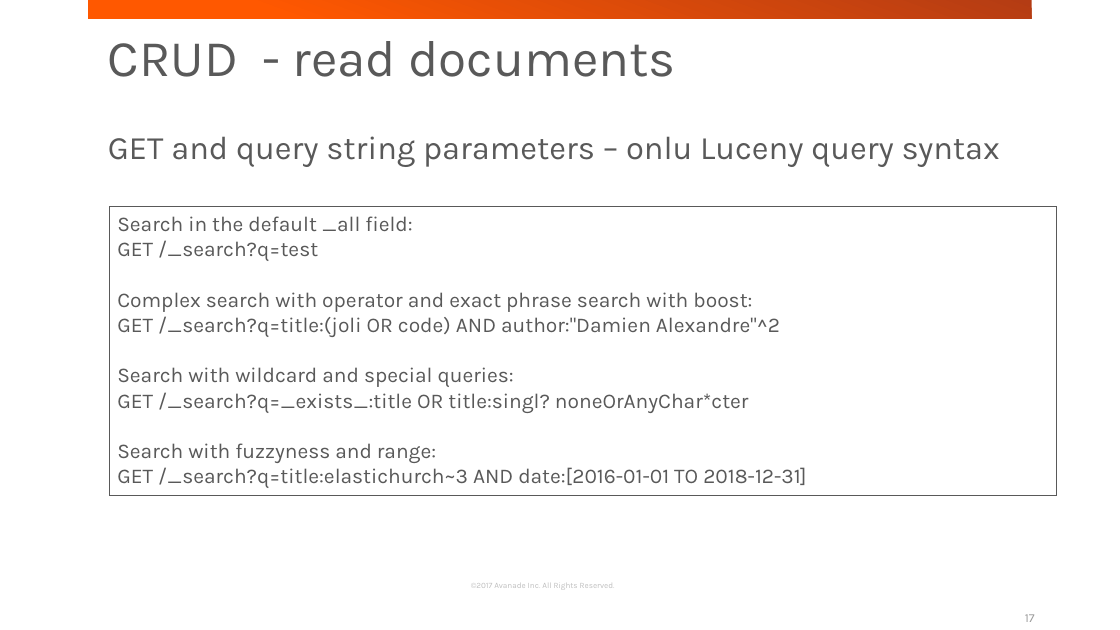
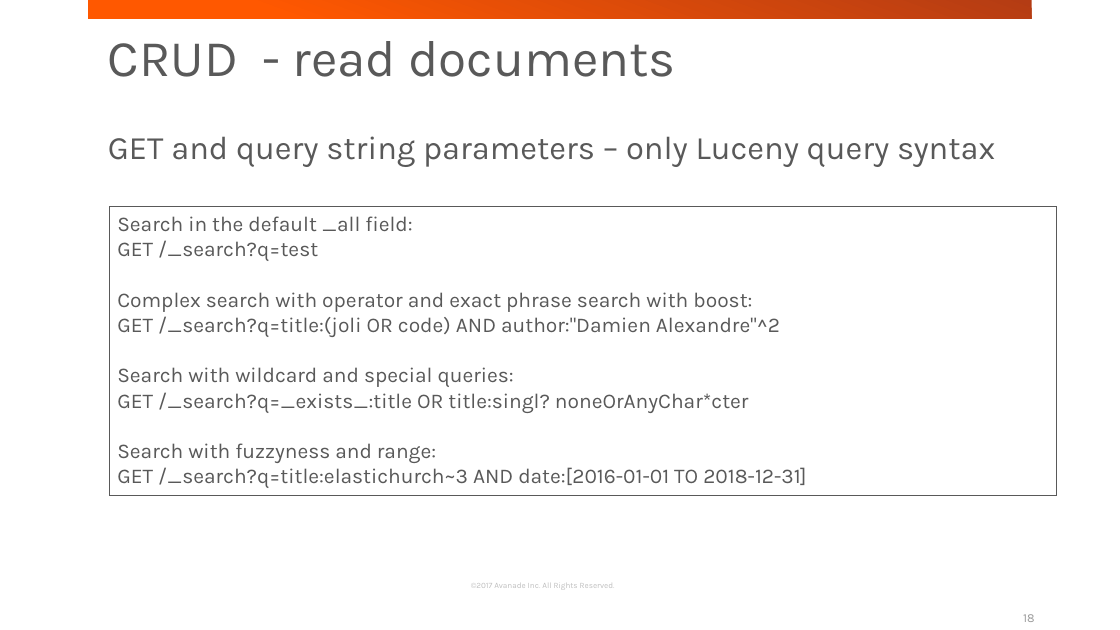
Before and after one commit to jakubgw/elasticsearch-short-intruduction, a slide deck: slide 18 of elasticsearch short introduction.pptx (slide 17 before the commit). Drawn at 1120x630 pixels with LibreOffice and Linux fonts; fonts in the diff are those of the drawing; background and template pictures are left out. Boxes give left, top, right and bottom in pixels: in the first picture for what was removed or moved away, otherwise in the second. Text is boxed around its words. In the diff, an @@ line names an element or a change of style, - is before the commit and + after.

```diff
--- a/elasticsearch short introduction.pptx
+++ b/elasticsearch short introduction.pptx
@@ text at bbox=[108, 136, 995, 167]: text changed @@
-GET and query string parameters – onlu Luceny query syntax
+GET and query string parameters – only Luceny query syntax
@@ page number at bbox=[1023, 614, 1035, 622]: text changed @@
-17
+18
```
Also in this commit, not shown: 8 other slides changed, 3 slides added, 1 slide removed, 4 other files.
